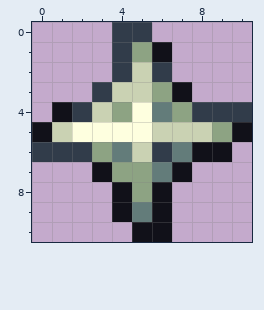
Edited in one commit: pixel-art sprite (Assets/corner.png). The picture above was drawn from the file before the commit.
The file is 22x22 pixels, drawn in blocks of 2x2; one block is one cell here.
After the commit:
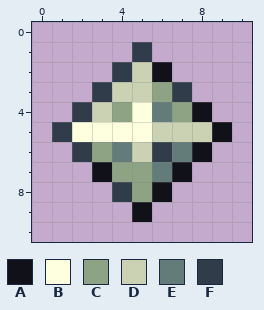
Palette (. is transparent): A #111119  B #feffdf  C #8da383  D #cad2b3  E #637c7a  F #313c4a
Change:
y 0: x 4..5 FF -> ..
y 1: x 4..6 FCA -> .F.
y 2: x 6 F -> A
y 3: x 7 A -> F
y 4: x 1 A -> .; x 8..10 FFF -> A..
y 5: x 0..1 AD -> .F; x 9..10 CA -> A.
y 6: x 0..1 FF -> ..; x 9 A -> .
y 8: x 4 A -> F
y 9: x 4..6 AEA -> .A.
y 10: x 5..6 AA -> ..
Where, in picture pixels (left, top, right, bottom), the same in both pictures:
changed: (32, 22, 252, 242)
